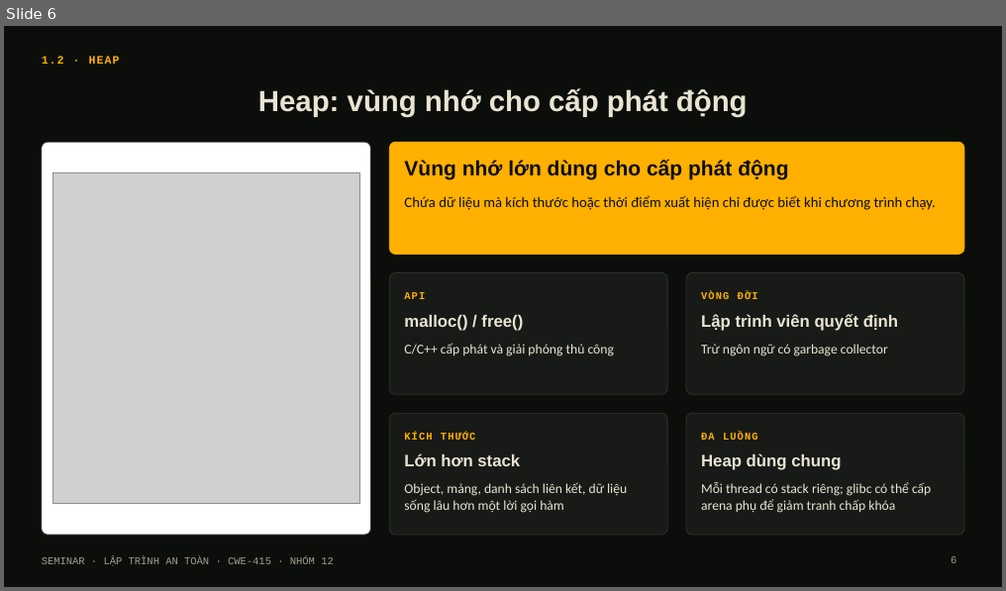
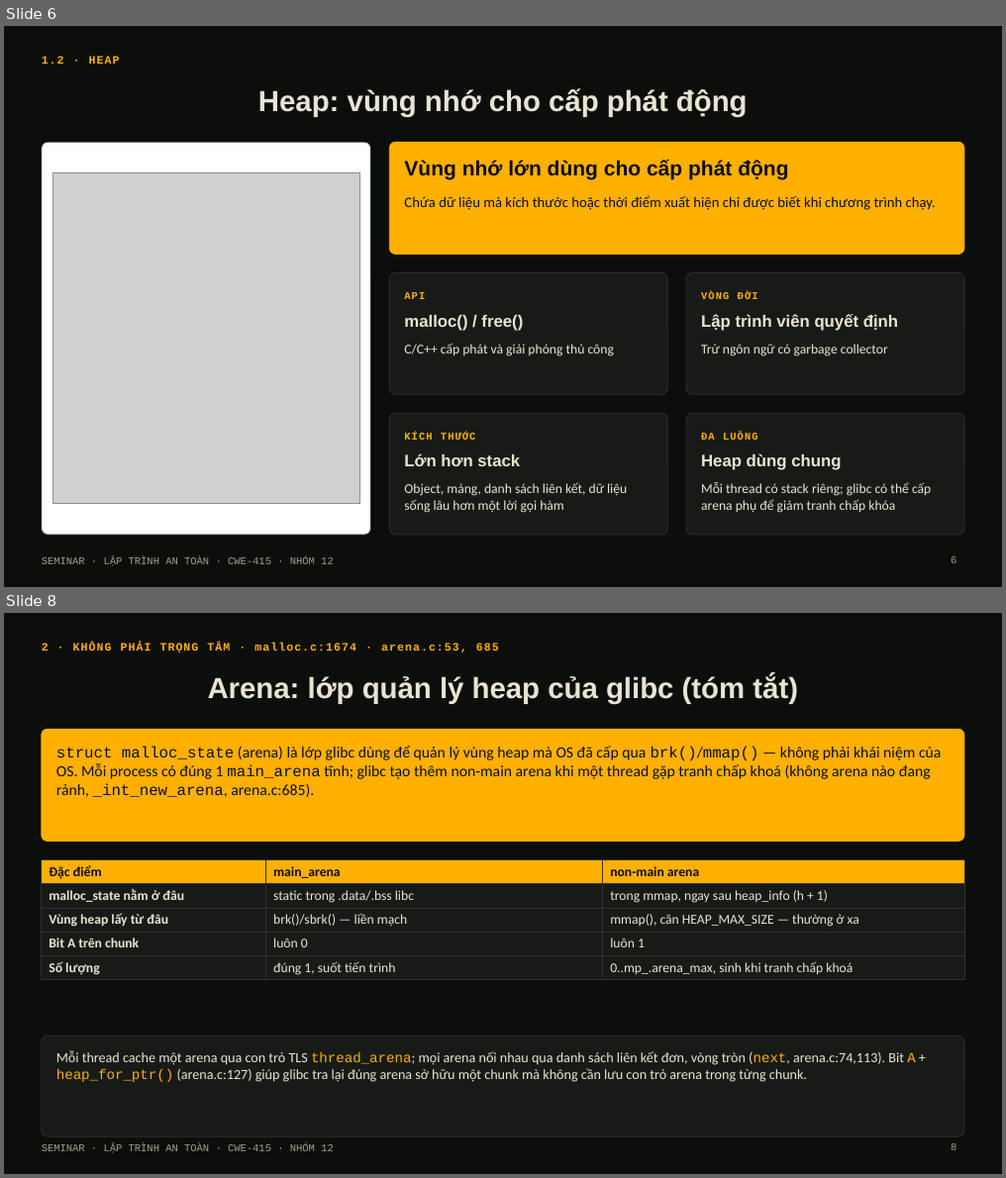
Before and after one commit to Nhan-Laptop/Heap-Double-Free-Attack, a slide deck: Heap-Double-Free-Attack.pptx. Shown one above the other, each under a label of ours: slide 6 before the commit, slides 6 and 8 after it; the slides between them are not shown. The pictures are 1006x591 and 1006x1178 pixels, drawn with LibreOffice and Linux fonts; fonts in the diff are those of the drawing; grey boxes stand for pictures. Boxes give left, top, right and bottom in pixels: in the first picture for what was removed or moved away, otherwise in the second. Text is boxed around its words. In the diff, an @@ line names an element or a change of style, - is before the commit and + after.

Commit message:
build.js: tach phan arena/chunk/tcache theo dung muc readme, gon lai arena
- Them dashed-line cho 2 diagram dung net dut trong readme (3.2, 3.3)
- Ve lai diagram tcache_perthread_struct (4-c) theo dia chi heap thuc te
  thay vi mo hinh "ngan keo" truu tuong
- Tach "02 Arenas" (truoc gom luon chunk/malloc/bins/tcache) thanh 4
  phan rieng: 02 Arenas, 03 Du lieu tren heap, 04 Tcache - dung muc so
  nhu readme
- Gon noi dung arena tu 6 slide xuong 1 slide tom tat (khong phai
  trong tam seminar)
- Danh so lai cac phan con lai (05-10) va cap nhat muc luc, dividers,
  tham chieu noi bo cho khop

```diff
--- a/Heap-Double-Free-Attack.pptx
+++ b/Heap-Double-Free-Attack.pptx
@@ slide 8 added at <box>4,613,1002,1174</box>, background #0C0E0B; not listed: 1 template element that a slide beside it also shows @@
@@ text added at <box>42,643,499,653</box>, 11 pt, text #FFB000, bold @@
+2 · KHÔNG PHẢI TRỌNG TÂM · malloc.c:1674 · arena.c:53, 685
@@ title added at <box>208,675,798,704</box>, 28 pt, text #E9E4D2, bold @@
+Arena: lớp quản lý heap của glibc (tóm tắt)
@@ rounded rectangle added at <box>42,729,964,842</box>, fill #FFB000, outline #FFB000 0.75 pt @@
@@ text added at <box>56,746,941,797</box>, 15 pt, text #0C0E0B @@
+struct malloc_state (arena) là lớp glibc dùng để quản lý vùng heap mà OS đã cấp qua brk()/mmap() — không phải khái niệm của OS. Mỗi process có đúng 1 main_arena tĩnh; glibc tạo thêm non-main arena khi một thread gặp tranh chấp khoá (không arena nào đang rảnh, _int_new_arena, arena.c:685).
@@ table added at <box>42,861,964,979</box>, 5 rows, 3 columns @@
+Đặc điểm | main_arena | non-main arena
+malloc_state nằm ở đâu | static trong .data/.bss libc | trong mmap, ngay sau heap_info (h + 1)
+Vùng heap lấy từ đâu | brk()/sbrk() — liền mạch | mmap(), căn HEAP_MAX_SIZE — thường ở xa
+Bit A trên chunk | luôn 0 | luôn 1
+Số lượng | đúng 1, suốt tiến trình | 0..mp_.arena_max, sinh khi tranh chấp khoá
@@ rounded rectangle added at <box>42,1036,964,1137</box>, fill #171A16, outline #2E332B 0.75 pt @@
@@ text added at <box>56,1051,916,1082</box>, 13.5 pt, text #E9E4D2 @@
+Mỗi thread cache một arena qua con trỏ TLS thread_arena; mọi arena nối nhau qua danh sách liên kết đơn, vòng tròn (next, arena.c:74,113). Bit A + heap_for_ptr() (arena.c:127) giúp glibc tra lại đúng arena sở hữu một chunk mà không cần lưu con trỏ arena trong từng chunk.
@@ page number added at <box>950,1144,956,1151</box>, 10 pt, text #A29D8E @@
+8
```
Also in this commit, not shown: 13 slides changed, 2 other slides added, 6 slides removed, 1 other file.
